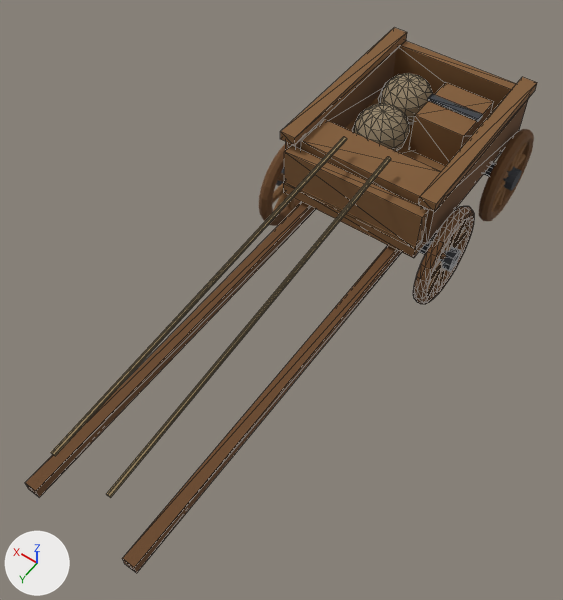
What one commit did to the glTF model assets/experiment_3d/caravan/cart.glb.
Before and after are seen from a 50 mm camera at (-2.18, 4.87, 5.36) aimed at (0.03, 1.78, 0.5). The lights are fixed; the arrows at lower left show +X, +Y and +Z. The picture after the commit comes second. Mesh edges are drawn as thin lines on the coarser meshes. Vertices at exactly the same position are counted once.

The older version as bpy lines, for what is in view:
```python
me_cube_001 = bpy.data.meshes.new('Cube.001')
me_cube_001.from_pydata(...)  # 348 vertices, 616 faces; spans x -0.83..0.83, y -0.95..4.05, z -0.3..0.63
# faces by material slot: [84, 72, 84, 336, 40]
me_cube_001.materials.append(mat_oak_boards)  # brown #815b35
me_cube_001.materials.append(mat_weathered_oak)  # brown #694524
me_cube_001.materials.append(mat_iron)  # dark grey #3c3f45
me_cube_001.materials.append(mat_canvas_sacks)  # brown #958469
me_cube_001.materials.append(mat_rope)  # brown #a08961
me_torus_002 = bpy.data.meshes.new('Torus.002')
me_torus_002.from_pydata(...)  # 340 vertices, 644 faces; spans x -0.1..0.1, y -0.45..0.45, z -0.45..0.45
# faces by material slot: [384, 36, 224]
me_torus_002.materials.append(mat_weathered_oak)  # brown #694524
me_torus_002.materials.append(mat_iron)  # dark grey #3c3f45
me_torus_002.materials.append(mat_oak_boards)  # brown #815b35
me_torus_003 = bpy.data.meshes.new('Torus.003')
me_torus_003.from_pydata(...)  # 340 vertices, 644 faces; spans x -0.1..0.1, y -0.45..0.45, z -0.45..0.45
# faces by material slot: [384, 36, 224]
me_torus_003.materials.append(mat_weathered_oak)  # brown #694524
me_torus_003.materials.append(mat_iron)  # dark grey #3c3f45
me_torus_003.materials.append(mat_oak_boards)  # brown #815b35
ob_caravancart = bpy.data.objects.new('CaravanCart', me_cube_001)
ob_caravancart.location = (0.0, 0.0, 0.69)
ob_wheel2 = bpy.data.objects.new('Wheel2', me_torus_002)
ob_wheel2.location = (-0.78, 0.59, 0.46)
ob_wheel3 = bpy.data.objects.new('Wheel3', me_torus_003)
ob_wheel3.location = (0.78, 0.59, 0.46)
# also in view: 'Wheel0' at (-0.78, -0.59, 0.46)
```
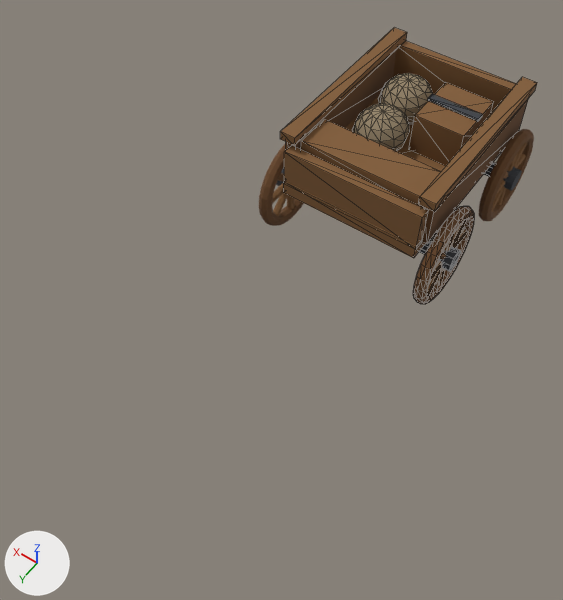
Scene script edits in JSON lines:
```json
{"block": "me_cube_001", "where": "# used by ob_caravancart; location = (0.0, 0.0, 0.69)"}
{"op": "remove", "block": "me_cube_001", "code": "me_cube_001.from_pydata(...)  # 348 vertices, 616 faces; spans x -0.83..0.83, y -0.95..4.05, z -0.3..0.63"}
{"op": "add", "block": "me_cube_001", "code": "me_cube_001.from_pydata(...)  # 308 vertices, 552 faces; spans x -0.83..0.83, y -0.95..0.9, z -0.3..0.54"}
{"block": "me_cube_001", "change": "me_cube_001 part 1: the loose piece of 12 vertices spanning x 0.18..0.25, y 0.69..3.9, z 0.32..0.63 is deleted"}
{"block": "me_cube_001", "change": "me_cube_001 part 2: the loose piece of 12 vertices spanning x -0.25..-0.18, y 0.69..3.9, z 0.32..0.63 is deleted"}
{"block": "me_cube_001", "change": "me_cube_001 part 3: the loose piece of 8 vertices spanning x -0.48..-0.38, y 0.25..4.05, z -0.21..-0.11 is deleted"}
{"block": "me_cube_001", "change": "me_cube_001 part 4: the loose piece of 8 vertices spanning x 0.38..0.48, y 0.25..4.05, z -0.21..-0.11 is deleted"}
{"op": "remove", "block": "me_cube_001", "code": "me_cube_001.materials.append(mat_rope)  # brown #a08961"}
```

What differs and where, as boxes (x1, y1, x2, y2) in the pictures (563 x 600 px):
```json
{"object": "CaravanCart", "change": "reshaped", "before": [25, 28, 537, 573], "after": [280, 28, 537, 258], "on screen": "50% narrower, 58% shorter"}
{"part": 1, "of": "me_cube_001", "change": "deleted", "before": [51, 137, 347, 456]}
{"part": 2, "of": "me_cube_001", "change": "deleted", "before": [106, 157, 391, 498]}
{"part": 3, "of": "me_cube_001", "change": "deleted", "before": [122, 245, 402, 573]}
{"part": 4, "of": "me_cube_001", "change": "deleted", "before": [25, 202, 316, 497]}
```
